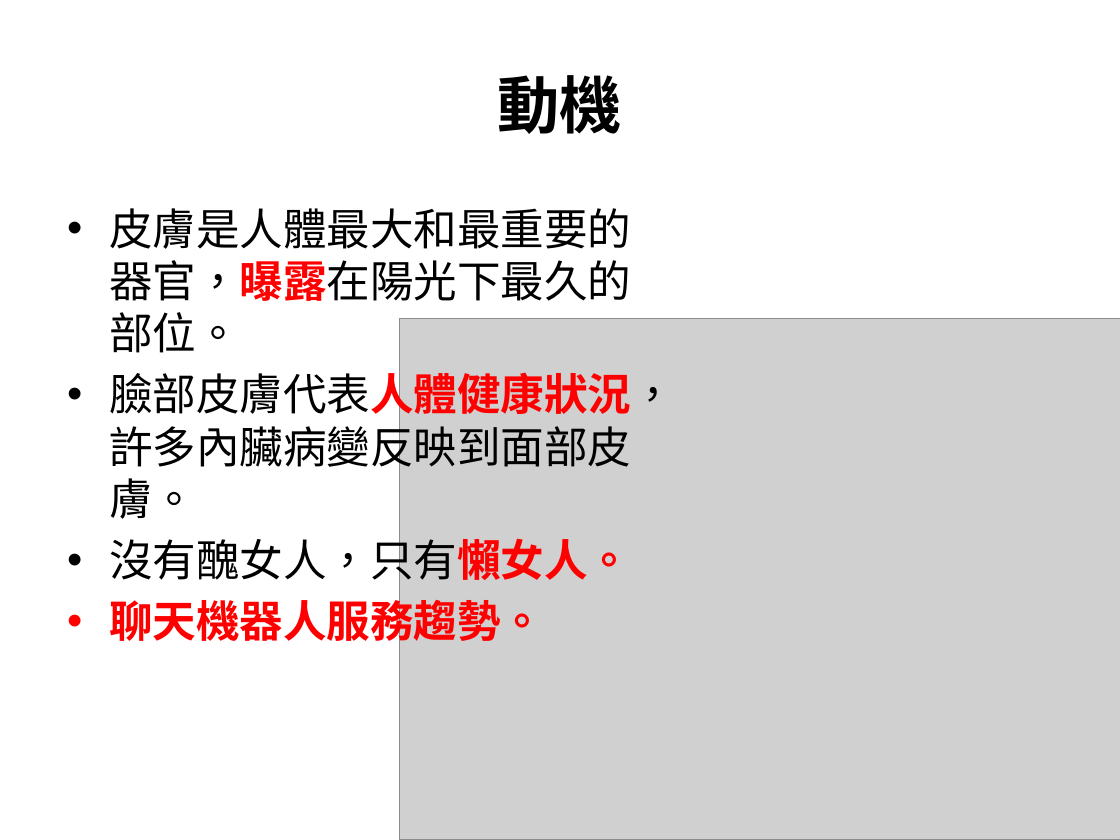
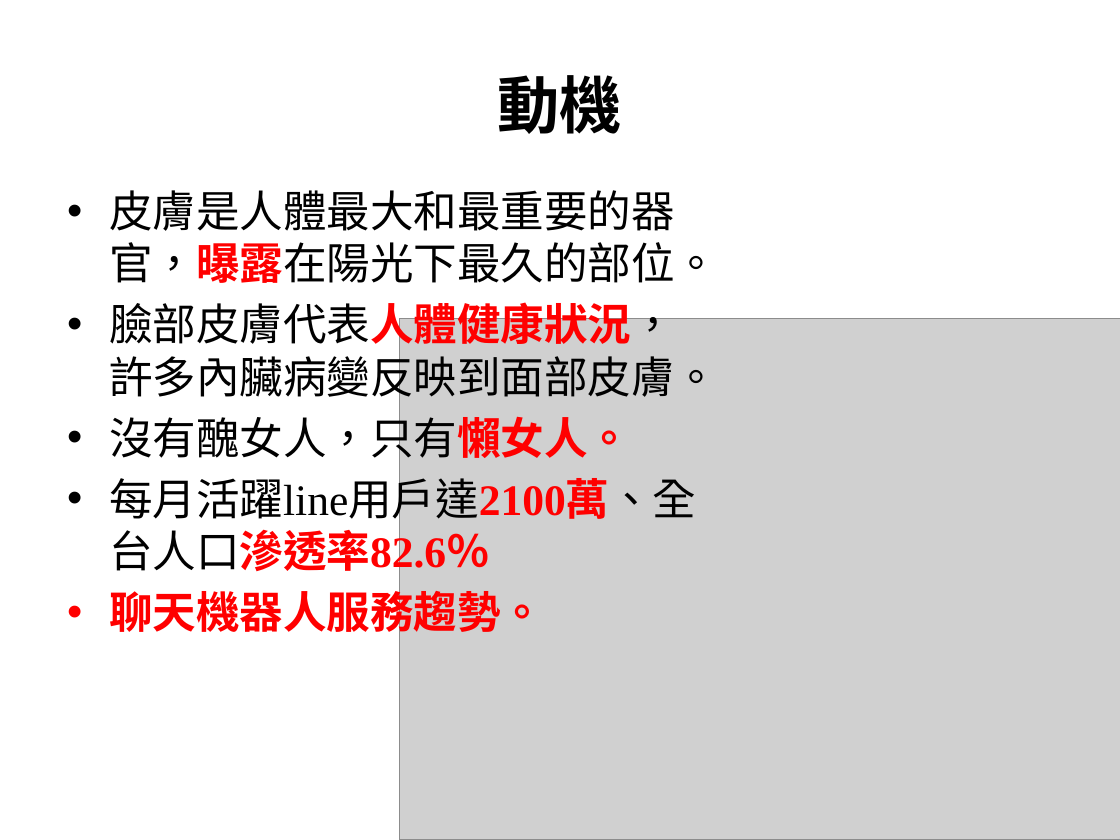
Before and after one commit to poan0627/108_SM_Team4, a slide deck: slide 2 of 軟體品質管理期中專案報告_team4.pptx. Drawn at 1120x840 pixels with LibreOffice and Linux fonts; fonts in the diff are those of the drawing; grey boxes stand for pictures. Boxes give left, top, right and bottom in pixels: in the first picture for what was removed or moved away, otherwise in the second. Text is boxed around its words. In the diff, an @@ line names an element or a change of style, - is before the commit and + after.

```diff
--- a/軟體品質管理期中專案報告_team4.pptx
+++ b/軟體品質管理期中專案報告_team4.pptx
@@ text "皮膚是人體最大和最重要的器官，曝露在陽光下最久的部位。": place and size @@
-text "皮膚是人體最大和最重要的器官，曝露在陽光下最久的部位。" at (109,208,674,648)
+text "皮膚是人體最大和最重要的器官，曝露在陽光下最久的部位。" at (109,190,718,639)
@@ text at (109,471,696,578): paragraph added @@
+  • 每月活躍line用戶達2100萬、全台人口滲透率82.6％
```
Also in this commit, not shown: 2 slides added.
